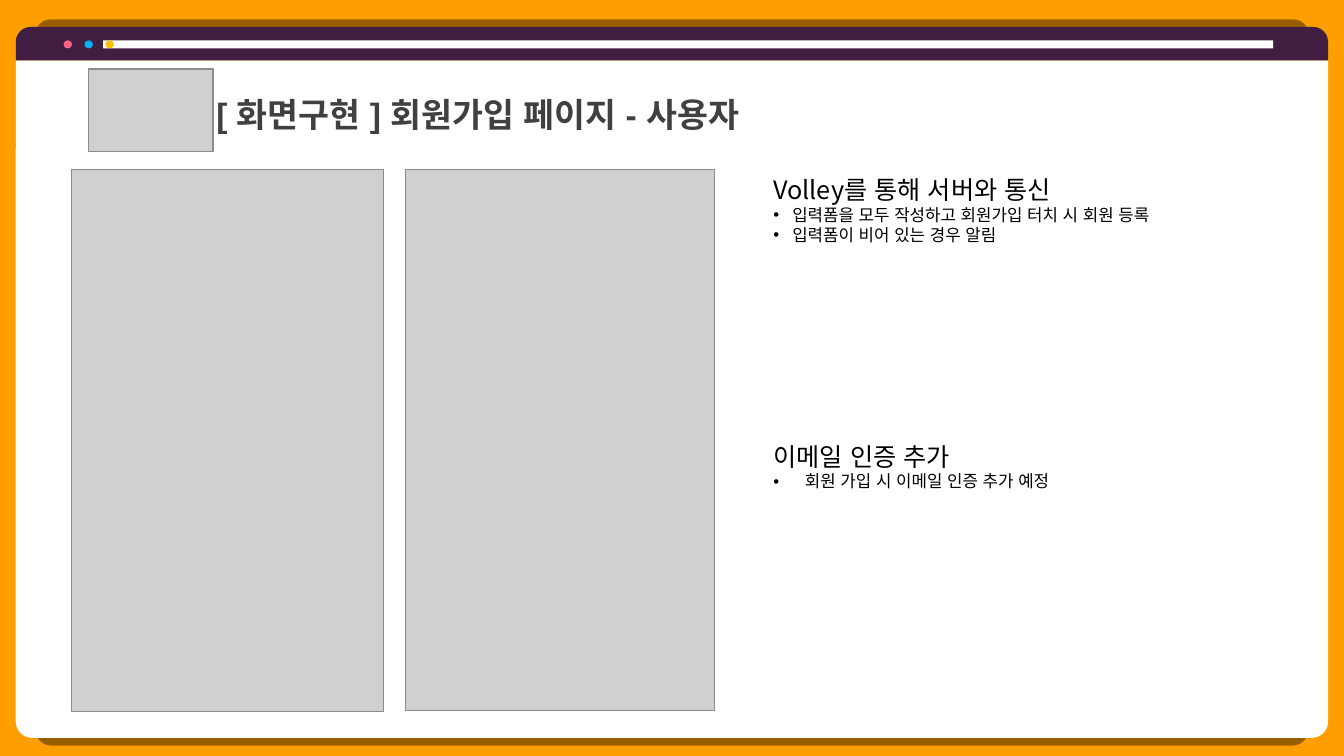
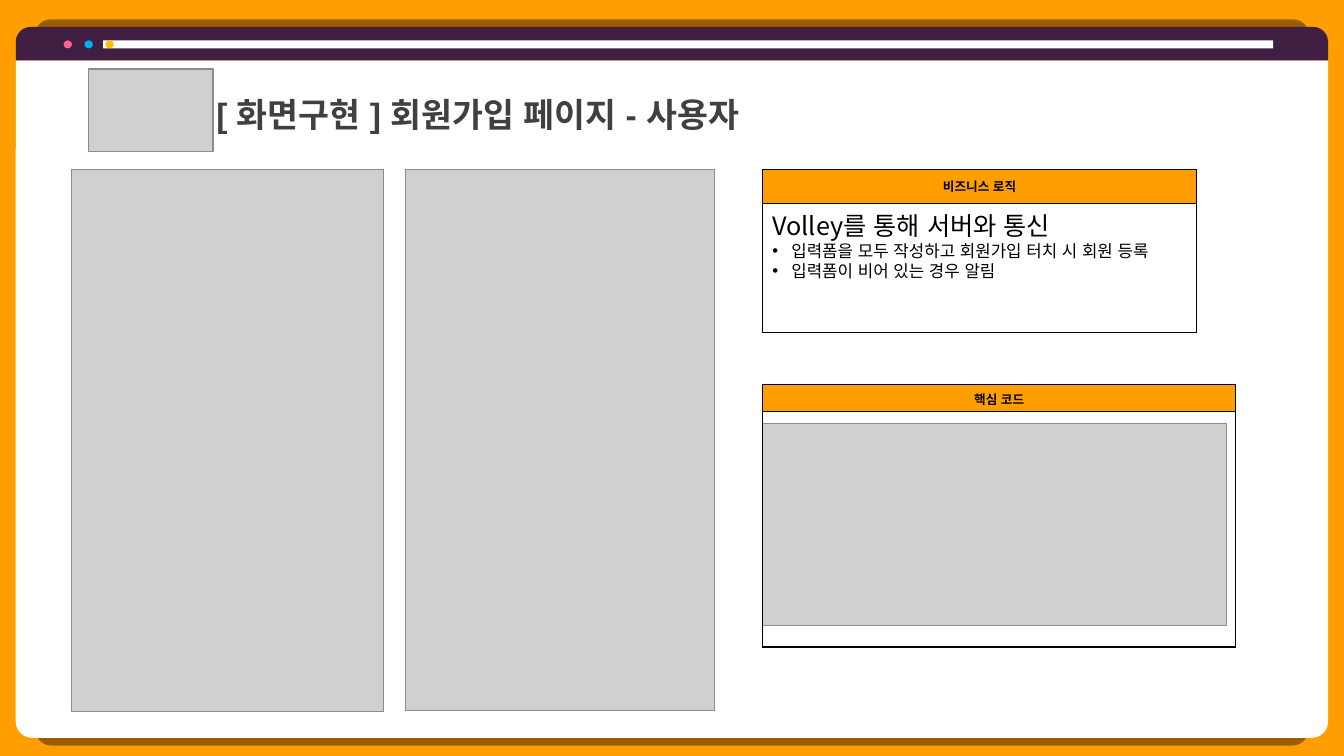
Before and after one commit to hhsw07/ezen-academy-projects, a slide deck: slide 28 of 0 발표용 파워포인트/project06 - 파워포인트 종합 - 형준.pptx (slide 42 before the commit). Drawn at 1344x756 pixels with LibreOffice and Linux fonts; fonts in the diff are those of the drawing; grey boxes stand for pictures. Boxes give left, top, right and bottom in pixels: in the first picture for what was removed or moved away, otherwise in the second. Text is boxed around its words. In the diff, an @@ line names an element or a change of style, - is before the commit and + after.

```diff
--- a/0 발표용 파워포인트/project06 - 파워포인트 종합 - 형준.pptx
+++ b/0 발표용 파워포인트/project06 - 파워포인트 종합 - 형준.pptx
@@ table added at <box>763,169,1197,332</box>, 2 rows, 1 columns @@
+비즈니스 로직
+
@@ text "Volley를 통해 서버와 통신": place and size @@
-text "Volley를 통해 서버와 통신" at <box>773,178,1149,243</box>
+text "Volley를 통해 서버와 통신" at <box>772,214,1149,279</box>
@@ table added at <box>763,384,1236,646</box>, 2 rows, 1 columns @@
+핵심 코드
+
@@ picture added at <box>763,423,1227,625</box> @@
@@ text removed at <box>773,445,1049,489</box> @@
-이메일 인증 추가
-• 회원 가입 시 이메일 인증 추가 예정
```
Also in this commit, not shown: 15 other slides changed, 8 slides added, 22 slides removed, 12 other files.
